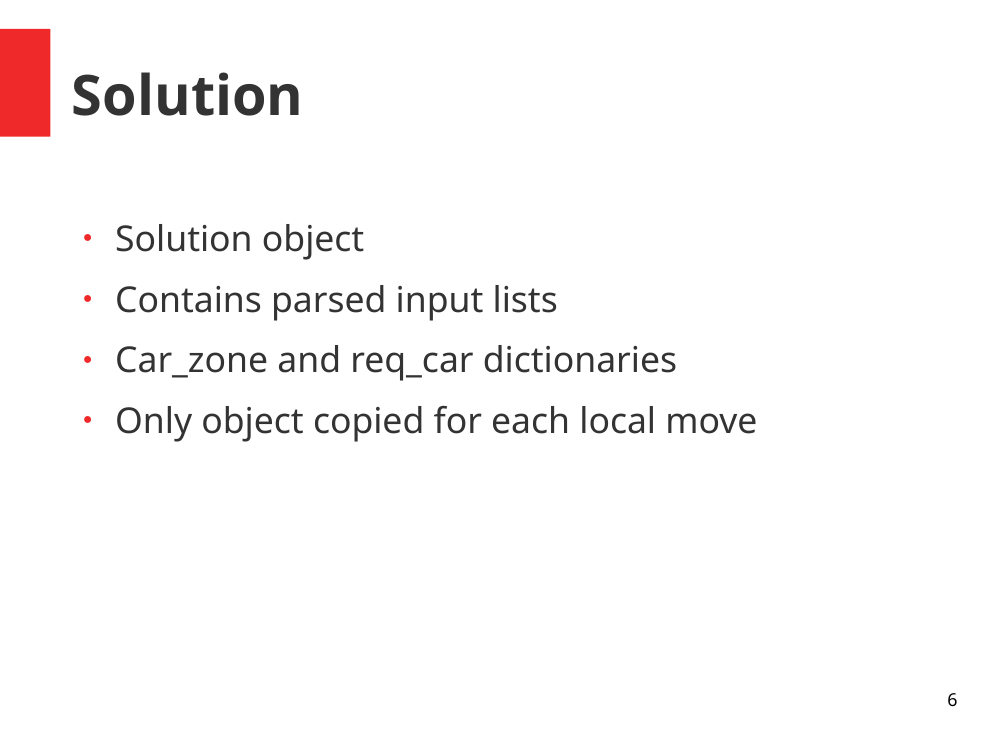
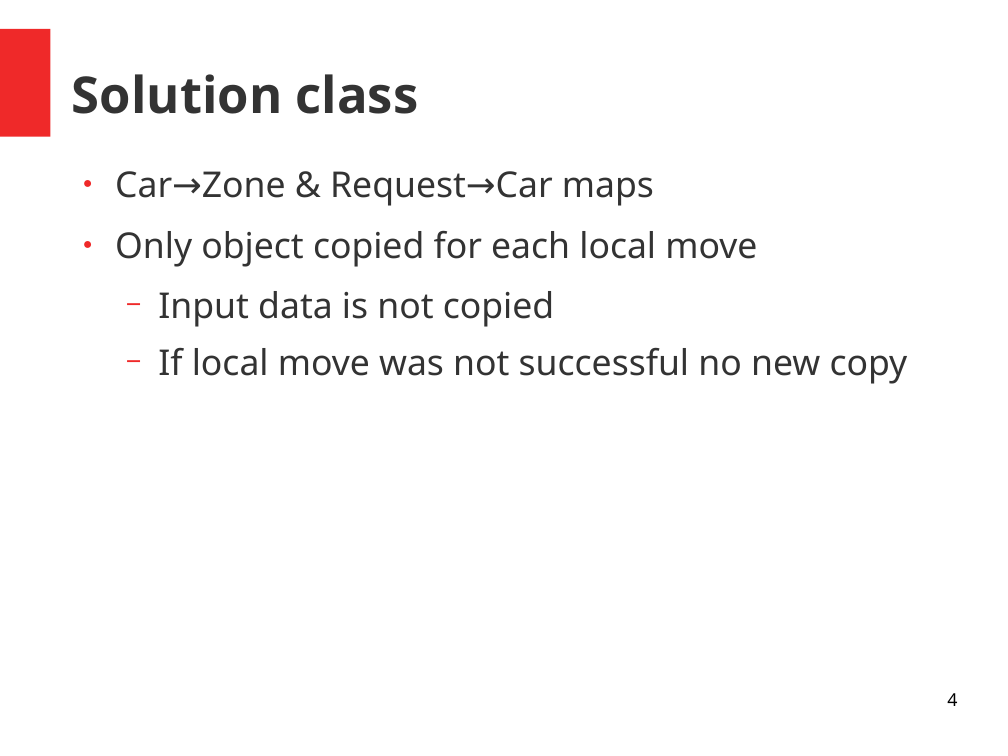
Before and after one commit to dries007/ProjectAI-CarSharing, a slide deck: slide 4 of Paper/ppt/presentation.odp (slide 6 before the commit). Drawn at 1008x756 pixels with LibreOffice and Linux fonts; fonts in the diff are those of the drawing. Boxes give left, top, right and bottom in pixels: in the first picture for what was removed or moved away, otherwise in the second. Text is boxed around its words. In the diff, an @@ line names an element or a change of style, - is before the commit and + after.

Commit message:
Presentation & Typos in paper

```diff
--- a/Paper/ppt/presentation.odp
+++ b/Paper/ppt/presentation.odp
@@ title at (72,74,419,114): text changed; size 44 to 40 pt @@
-Solution
+Solution class
@@ text "Car→Zone & Request→Car maps": place and size @@
-text "Car→Zone & Request→Car maps" at (115,224,757,442)
+text "Car→Zone & Request→Car maps" at (115,171,908,384)
@@ text at (115,171,654,206): text changed @@
-● Solution object
-● Contains parsed input lists
-● Car_zone and req_car dictionaries
+● Car→Zone & Request→Car maps
@@ text at (158,291,908,384): paragraphs added @@
+  − Input data is not copied
+  − If local move was not successful no new copy
@@ page number at (947,693,957,706): text changed @@
-6
+4
```
Also in this commit, not shown: 9 other slides changed, 7 slides added, 8 slides removed, 3 other files.
